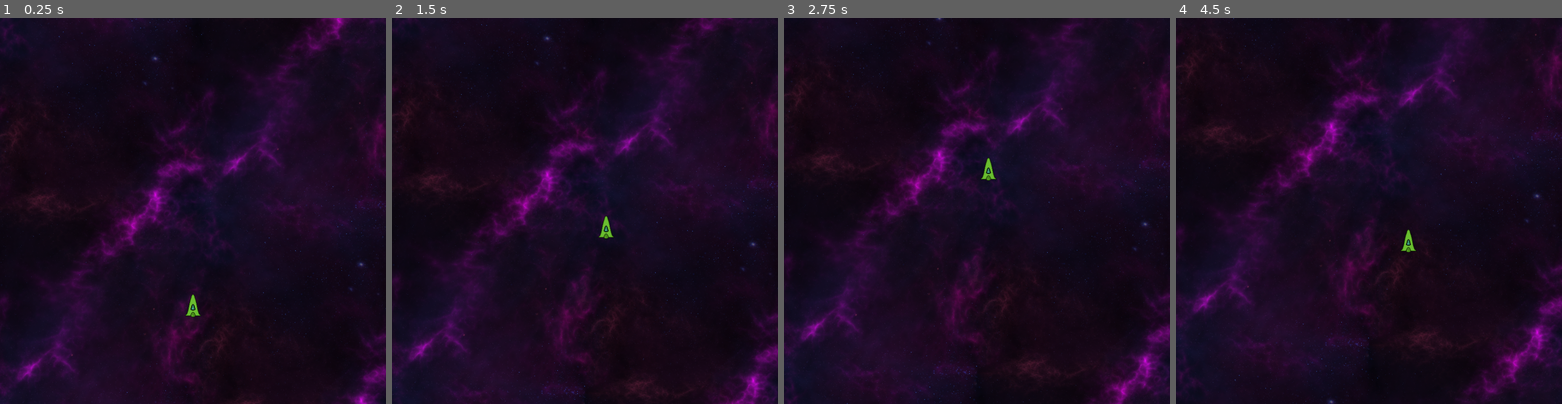
Above: before the commit, frames 1-4 (left to right).
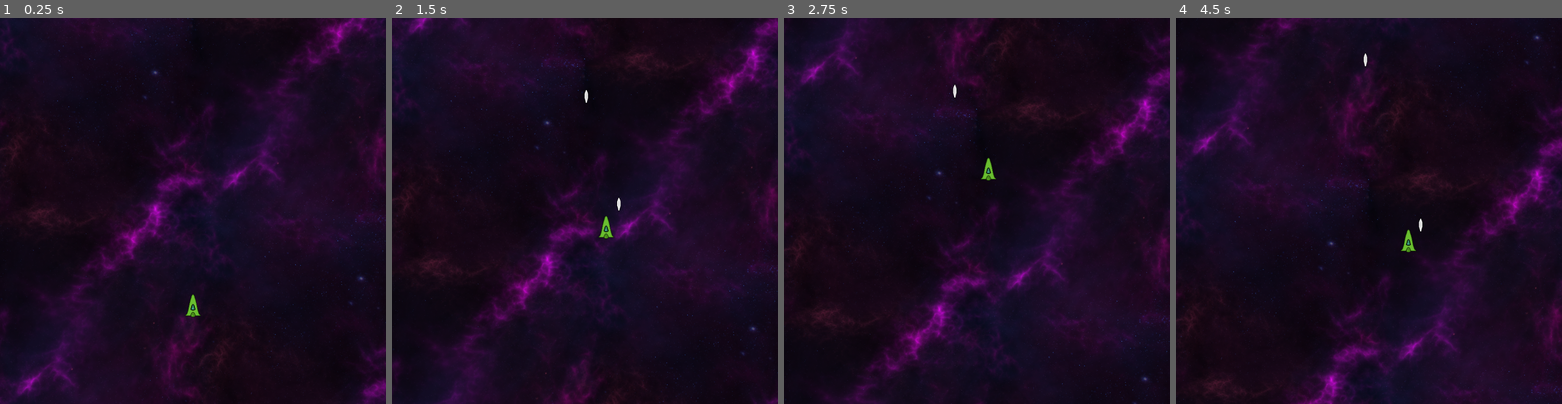
Above: after the commit, the same moments.

Repository: KheminVG/space-invaders
Game: Godot game, scene res://scenes/world.tscn
Same seed, same stepped clock (60 frames per second), same inputs: the game is played once before the commit and once after it. The project has no main scene, so this scene is started directly.
Inputs (mouse positions are in pixels of both pictures, inside the frame that each line leads up to):
- Up to frame 1 (0.25 s): no input
- Up to frame 2 (1.5 s): move the mouse to (669, 191) at 0.52 s; press the mouse at (669, 191) at 0.53 s; move the mouse to (507, 230) at 1.27 s; release the mouse at (507, 230) at 1.28 s; click (507, 230) at 1.35 s
- Up to frame 3 (2.75 s): move the mouse to (1015, 126) at 2.02 s; press the mouse at (1015, 126) at 2.03 s
- Up to frame 4 (4.5 s): move the mouse to (1349, 288) at 2.77 s; release the mouse at (1349, 288) at 2.78 s; click (1349, 288) at 2.85 s; move the mouse to (1484, 268) at 3.52 s; press the mouse at (1484, 268) at 3.53 s; move the mouse to (1253, 153) at 4.27 s; release the mouse at (1253, 153) at 4.28 s; click (1253, 153) at 4.35 s

The runs differ from the first frame. In frame 1, 6.6% of the frame differs, in the area x 0-100%, y 0-100%; in frame 2, 19%; in frame 3, 23%; in frame 4, 23%.

Commit message:
Projectiles, Shooting and game object cleanup

Diff:
--- a/project.godot
+++ b/project.godot
@@ -19,8 +19,18 @@
 window/size/viewport_width=960
 window/size/viewport_height=960
 
+[input]
+
+shoot={
+"deadzone": 0.2,
+"events": [Object(InputEventMouseButton,"resource_local_to_scene":false,"resource_name":"","device":-1,"window_id":0,"alt_pressed":false,"shift_pressed":false,"ctrl_pressed":false,"meta_pressed":false,"button_mask":1,"position":Vector2(158, 14),"global_position":Vector2(167, 62),"factor":1.0,"button_index":1,"canceled":false,"pressed":true,"double_click":false,"script":null)
+, Object(InputEventKey,"resource_local_to_scene":false,"resource_name":"","device":-1,"window_id":0,"alt_pressed":false,"shift_pressed":false,"ctrl_pressed":false,"meta_pressed":false,"pressed":false,"keycode":0,"physical_keycode":32,"key_label":0,"unicode":32,"location":0,"echo":false,"script":null)
+]
+}
+
 [layer_names]
 
 2d_physics/layer_1="world"
 2d_physics/layer_2="player"
 2d_physics/layer_3="enemies"
+2d_physics/layer_4="projectiles"
--- a/scenes/parallax_background.gd
+++ b/scenes/parallax_background.gd
@@ -3,4 +3,4 @@
 @export var scrolling_speed : int = 40
 
 func _process(delta: float) -> void:
-	self.scroll_offset.y -= self.scrolling_speed * delta
+	self.scroll_offset.y += self.scrolling_speed * delta
--- a/scenes/player-ship.tscn
+++ b/scenes/player_ship.tscn
@@ -1,7 +1,8 @@
-[gd_scene load_steps=4 format=3 uid="uid://d0ge5hxifh04u"]
+[gd_scene load_steps=5 format=3 uid="uid://d0ge5hxifh04u"]
 
 [ext_resource type="Script" uid="uid://dc46rpf0f0txq" path="res://scenes/player_ship.gd" id="1_1hasn"]
 [ext_resource type="Texture2D" uid="uid://0idhj4tc1rek" path="res://assets/sprites/space-ship-placeholder.png" id="1_5huip"]
+[ext_resource type="PackedScene" uid="uid://8hbex8ar2bwj" path="res://scenes/player_turret.tscn" id="2_7t0u0"]
 
 [sub_resource type="CapsuleShape2D" id="CapsuleShape2D_5huip"]
 radius = 16.0
@@ -13,6 +14,8 @@
 [node name="collision-shape" type="CollisionShape2D" parent="."]
 shape = SubResource("CapsuleShape2D_5huip")
 
+[node name="player-turret" parent="." instance=ExtResource("2_7t0u0")]
+
 [node name="Sprite2D" type="Sprite2D" parent="."]
 position = Vector2(0, -3)
 texture = ExtResource("1_5huip")
--- /dev/null
+++ b/scenes/player_turret.gd
@@ -0,0 +1,15 @@
+extends Node2D
+
+var projectile_preload : Resource = preload("res://scenes/projectile.tscn")
+@export var shooting_direction : Vector2 = Vector2(0, -1)
+@export var shooting_force : int = 500
+
+func shoot() -> void:
+	var projectile : RigidBody2D = self.projectile_preload.instantiate()
+	self.add_child(projectile)
+
+	projectile.apply_central_impulse(self.shooting_force * self.shooting_direction)
+
+func _input(event: InputEvent) -> void:
+	if event.is_action_pressed("shoot"):
+		self.shoot()
--- /dev/null
+++ b/scenes/player_turret.tscn
@@ -0,0 +1,6 @@
+[gd_scene load_steps=2 format=3 uid="uid://8hbex8ar2bwj"]
+
+[ext_resource type="Script" uid="uid://c2snmdi6run6f" path="res://scenes/player_turret.gd" id="1_x7adr"]
+
+[node name="player-turret" type="Node2D"]
+script = ExtResource("1_x7adr")
--- /dev/null
+++ b/scenes/projectile.tscn
@@ -0,0 +1,19 @@
+[gd_scene load_steps=3 format=3 uid="uid://rcws58dy5lc1"]
+
+[ext_resource type="Texture2D" uid="uid://ffaaua7il5yw" path="res://assets/sprites/projectile-placeholder.png" id="1_c8fcr"]
+
+[sub_resource type="CapsuleShape2D" id="CapsuleShape2D_6aapk"]
+radius = 5.0
+height = 32.0
+
+[node name="projectile" type="RigidBody2D"]
+collision_layer = 8
+collision_mask = 4
+gravity_scale = 0.0
+
+[node name="collision-shape" type="CollisionShape2D" parent="."]
+shape = SubResource("CapsuleShape2D_6aapk")
+
+[node name="sprite" type="Sprite2D" parent="."]
+scale = Vector2(0.833333, 0.760417)
+texture = ExtResource("1_c8fcr")
--- /dev/null
+++ b/scenes/side_trigger.gd
@@ -0,0 +1,7 @@
+extends Area2D
+
+@export var direction : Vector2 = Vector2(1, 0)
+@export var distance : int = 980
+
+func _on_body_entered(body: Node2D) -> void:
+	body.position += self.direction.normalized() * self.distance
--- a/scenes/side_trigger.tscn
+++ b/scenes/side_trigger.tscn
@@ -1,21 +1,13 @@
 [gd_scene load_steps=3 format=3 uid="uid://b76c8hrx03d3n"]
 
-[sub_resource type="GDScript" id="GDScript_43siq"]
-script/source = "extends Area2D
-
-@export var direction : Vector2 = Vector2(1, 0)
-@export var distance : int = 980
-
-func _on_body_entered(body: Node2D) -> void:
-	body.position += self.direction.normalized() * self.distance
-"
+[ext_resource type="Script" uid="uid://b0w6x4cw80p8u" path="res://scenes/side_trigger.gd" id="1_ahuwp"]
 
 [sub_resource type="SegmentShape2D" id="SegmentShape2D_4wyf3"]
 b = Vector2(0, 960)
 
 [node name="side-trigger" type="Area2D"]
 collision_mask = 2
-script = SubResource("GDScript_43siq")
+script = ExtResource("1_ahuwp")
 
 [node name="collision-shape" type="CollisionShape2D" parent="."]
 shape = SubResource("SegmentShape2D_4wyf3")
--- /dev/null
+++ b/scenes/the_great_absorber.gd
@@ -0,0 +1,5 @@
+extends Area2D
+
+
+func _on_body_entered(body: Node2D) -> void:
+	body.queue_free()
--- /dev/null
+++ b/scenes/the_great_absorber.tscn
@@ -0,0 +1,33 @@
+[gd_scene load_steps=4 format=3 uid="uid://cojrjymo3rsfm"]
+
+[ext_resource type="Script" uid="uid://cyk58pcv0f7e2" path="res://scenes/the_great_absorber.gd" id="1_v00l8"]
+
+[sub_resource type="RectangleShape2D" id="RectangleShape2D_6665q"]
+size = Vector2(2240, 48)
+
+[sub_resource type="RectangleShape2D" id="RectangleShape2D_v00l8"]
+size = Vector2(2240, 48)
+
+[node name="the-great-absorber" type="Area2D"]
+collision_mask = 12
+script = ExtResource("1_v00l8")
+
+[node name="top" type="CollisionShape2D" parent="."]
+position = Vector2(480, -640)
+shape = SubResource("RectangleShape2D_6665q")
+
+[node name="left" type="CollisionShape2D" parent="."]
+position = Vector2(-640, 480)
+rotation = 1.5708
+shape = SubResource("RectangleShape2D_v00l8")
+
+[node name="bottom" type="CollisionShape2D" parent="."]
+position = Vector2(480, 1600)
+shape = SubResource("RectangleShape2D_6665q")
+
+[node name="right" type="CollisionShape2D" parent="."]
+position = Vector2(1600, 480)
+rotation = 1.5708
+shape = SubResource("RectangleShape2D_v00l8")
+
+[connection signal="body_entered" from="." to="." method="_on_body_entered"]
--- a/scenes/world.tscn
+++ b/scenes/world.tscn
@@ -1,9 +1,10 @@
-[gd_scene load_steps=6 format=3 uid="uid://bcead3mrpxk6j"]
+[gd_scene load_steps=7 format=3 uid="uid://bcead3mrpxk6j"]
 
 [ext_resource type="Script" uid="uid://dbhprb8we2em1" path="res://scenes/parallax_background.gd" id="1_4wyf3"]
 [ext_resource type="Texture2D" uid="uid://d0il18qji7sus" path="res://assets/background/Purple Nebula 5 - 1024x1024.png" id="2_4wyf3"]
 [ext_resource type="PackedScene" uid="uid://b76c8hrx03d3n" path="res://scenes/side_trigger.tscn" id="4_71j4m"]
-[ext_resource type="PackedScene" uid="uid://d0ge5hxifh04u" path="res://scenes/player-ship.tscn" id="4_k0juu"]
+[ext_resource type="PackedScene" uid="uid://d0ge5hxifh04u" path="res://scenes/player_ship.tscn" id="4_k0juu"]
+[ext_resource type="PackedScene" uid="uid://cojrjymo3rsfm" path="res://scenes/the_great_absorber.tscn" id="5_71j4m"]
 
 [sub_resource type="WorldBoundaryShape2D" id="WorldBoundaryShape2D_4wyf3"]
 
@@ -11,6 +12,7 @@
 
 [node name="parallax-background" type="ParallaxBackground" parent="."]
 script = ExtResource("1_4wyf3")
+scrolling_speed = 100
 
 [node name="parallax-layer" type="ParallaxLayer" parent="parallax-background"]
 motion_mirroring = Vector2(0, 1024)
@@ -38,3 +40,5 @@
 position = Vector2(992, 0)
 direction = Vector2(-1, 0)
 distance = 975
+
+[node name="the-great-absorber" parent="." instance=ExtResource("5_71j4m")]
Binary file added: assets/projectile-placeholder.aseprite
Binary file added: assets/sprites/projectile-placeholder.png
Not shown, added: assets/sprites/projectile-placeholder.png.import
Not shown, added: scenes/player_turret.gd.uid
Not shown, added: scenes/side_trigger.gd.uid
Not shown, added: scenes/the_great_absorber.gd.uid
